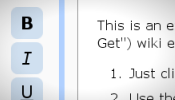
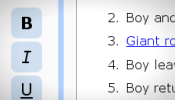
Before/after of a 175×100 layered artwork. What changed in the layer stack:
painted on "Background" over [11, 0, 175, 100]
